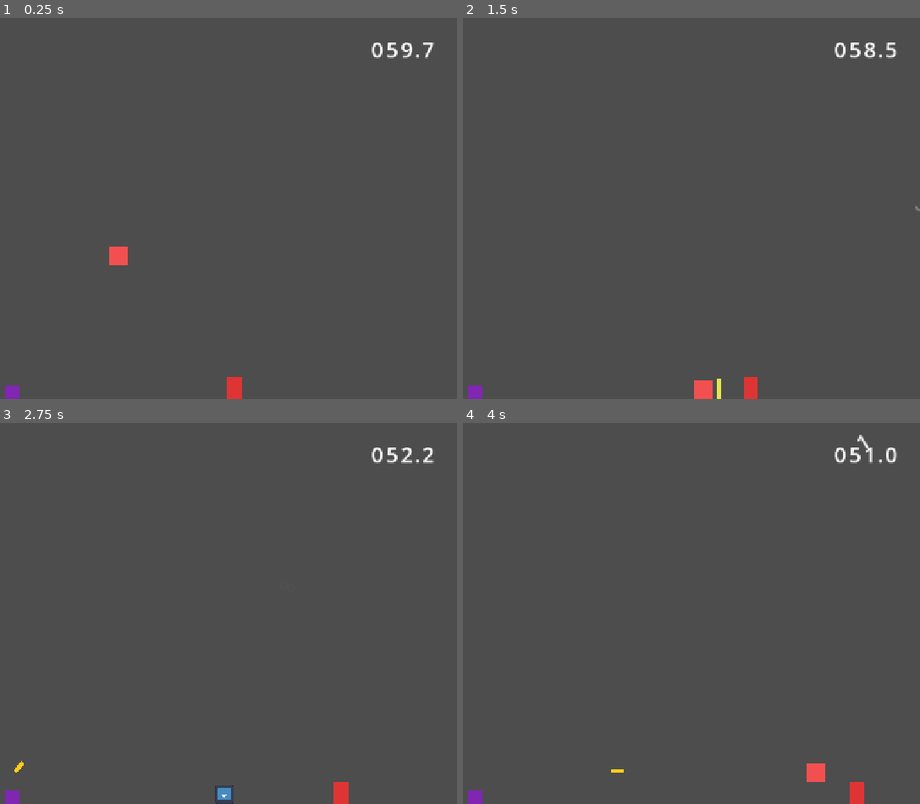
Above: before the commit, frames 1-4 (two rows, left to right).
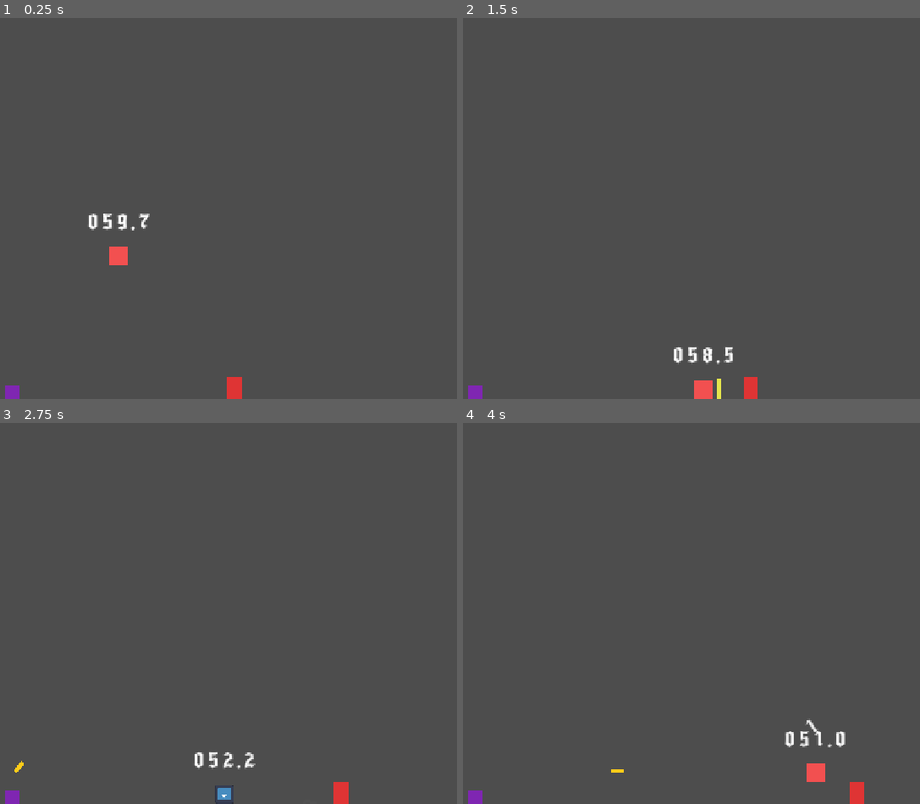
Above: after the commit, the same moments.

Repository: PACarniglia/count-hawk-down
Game: Godot game, scene res://scenes/map_template/map_template.tscn
Same seed, same stepped clock (60 frames per second), same inputs: the game is played once before the commit and once after it. The engine's default icon, where the game draws it, is replaced by a stand-in: a white triangle on a blue panel in a dark square.
Inputs (mouse positions are in pixels of both pictures, inside the frame that each line leads up to):
- Up to frame 1 (0.25 s): no input
- Up to frame 2 (1.5 s): tap Enter at 0.5 s; move the mouse to (732, 189) at 0.52 s; hold D (move_right) from 0.53 s (still down); click (732, 189) at 0.6 s; tap W (move_jump) at 0.77 s; move the mouse to (outside the picture) at 1.27 s; click (outside the picture) at 1.35 s
- Up to frame 3 (2.75 s): tap W (move_jump) at 1.52 s; move the mouse to (187, 529) at 2.02 s; release D (move_right) at 2.03 s; hold A (move_left) from 2.03 s (still down); click (187, 529) at 2.1 s
- Up to frame 4 (4 s): move the mouse to (549, 689) at 2.77 s; release A (move_left) at 2.78 s; hold D (move_right) from 2.78 s (still down); click (549, 689) at 2.85 s; tap W (move_jump) at 3.02, 3.77 s; move the mouse to (782, 670) at 3.52 s; click (782, 670) at 3.6 s

The runs differ from the first frame. In frame 1, 0.5% of the frame differs, in the area x 19-95%, y 6-56%; in frame 2, 0.6%, in the area x 46-100%, y 6-91%; in frame 3, 0.5%; in frame 4, 0.6%.

Commit message:
fix(ui): align player countdown and font

Diff:
--- a/project.godot
+++ b/project.godot
@@ -29,6 +29,10 @@
 window/size/viewport_height=720
 window/stretch/mode="canvas_items"
 window/stretch/aspect="expand"
+
+[gui]
+
+theme/custom="res://themes/GameTheme.tres"
 
 [input]
 
--- a/scenes/MainMenu.tscn
+++ b/scenes/MainMenu.tscn
@@ -6,15 +6,11 @@
 [ext_resource type="AudioStream" uid="uid://chea53iqv2yup" path="res://music/title_part_b1.mp3" id="4_title_part_b1"]
 [ext_resource type="AudioStream" uid="uid://b3sc7ae6s72fv" path="res://music/title_part_b2.mp3" id="5_title_part_b2"]
 [ext_resource type="Script" uid="uid://cgbri0fby6utk" path="res://scripts/AudioVisualizer.gd" id="6_audio_visualizer"]
-[ext_resource type="FontFile" uid="uid://b3m8wgety6ayn" path="res://fonts/NewRocker-Regular.ttf" id="7_ui_font"]
+[ext_resource type="Theme" path="res://themes/GameTheme.tres" id="7_ui_theme"]
 [ext_resource type="Shader" uid="uid://bxye2dgb8i6cy" path="res://shaders/fantasy_vaporwave_background.gdshader" id="8_fantasy_background"]
 [ext_resource type="Shader" uid="uid://ddvgca2lv3ucs" path="res://shaders/title_mist.gdshader" id="9_title_mist"]
 [ext_resource type="AudioStream" uid="uid://bhwyvrx8slqm5" path="res://sounds/click1.ogg" id="10_click_sound"]
 [ext_resource type="PackedScene" path="res://scenes/CountdownDisplay.tscn" id="11_countdown"]
-
-[sub_resource type="Theme" id="Theme_ui"]
-default_font = ExtResource("7_ui_font")
-default_font_size = 22
 
 [sub_resource type="ShaderMaterial" id="ShaderMaterial_fantasy_background"]
 shader = ExtResource("8_fantasy_background")
@@ -45,7 +41,7 @@
 anchor_bottom = 1.0
 grow_horizontal = 2
 grow_vertical = 2
-theme = SubResource("Theme_ui")
+theme = ExtResource("7_ui_theme")
 script = ExtResource("1_main_menu")
 
 [node name="FantasyVaporwaveBackground" type="ColorRect" parent="." unique_id=1718014711]
--- a/scenes/prefabs/player/player.tscn
+++ b/scenes/prefabs/player/player.tscn
@@ -28,11 +28,9 @@
 color = Color(0.94902, 0.317647, 0.317647, 1)
 polygon = PackedVector2Array(-18, -18, 18, -18, 18, 18, -18, 18)
 
-[node name="TimerLayer" type="CanvasLayer" parent="."]
-layer = 2
-
-[node name="Countdown" parent="TimerLayer" instance=ExtResource("3_countdown")]
+[node name="Countdown" parent="." instance=ExtResource("3_countdown")]
 randomize_on_ready = false
+display_above_parent = true
 
 [node name="SwordHitbox" type="Area2D" parent="." unique_id=2075970436]
 position = Vector2(28, 0)
--- a/scenes/prefabs/player/player_controller.gd
+++ b/scenes/prefabs/player/player_controller.gd
@@ -36,7 +36,7 @@
 var _facing: float = 1.0
 
 
-@onready var countdown: CountdownDisplay = $TimerLayer/Countdown
+@onready var countdown: CountdownDisplay = $Countdown
 @onready var sword_hitbox: Area2D = $SwordHitbox
 
 
--- a/scripts/CountdownDisplay.gd
+++ b/scripts/CountdownDisplay.gd
@@ -9,6 +9,7 @@
 @export var minimum_start_seconds := 101
 @export var maximum_start_seconds := 999
 @export var randomize_on_ready := true
+@export var display_above_parent := false
 
 @export var value := 0.0:
 	set(new_value):
@@ -20,6 +21,7 @@
 @onready var tens_label: Label = $NumberRow/Tens
 @onready var ones_label: Label = $NumberRow/Ones
 @onready var tenths_label: Label = $NumberRow/Tenths
+@onready var number_row: HBoxContainer = $NumberRow
 @onready var particle_layer: Control = $ParticleLayer
 
 var displayed_tenths := -1
@@ -41,9 +43,19 @@
 			queue_free()
 
 func _ready() -> void:
+	if display_above_parent:
+		_configure_world_space_display()
 	if randomize_on_ready:
 		reset()
 	_update_display()
+
+func _configure_world_space_display() -> void:
+	set_anchors_and_offsets_preset(Control.PRESET_TOP_LEFT)
+	position = Vector2(-62.0, -90.0)
+	size = Vector2(124.0, 52.0)
+	number_row.set_anchors_and_offsets_preset(Control.PRESET_TOP_LEFT)
+	number_row.position = Vector2.ZERO
+	number_row.size = size
 
 func _process(delta: float) -> void:
 	if not is_running or has_expired:
--- /dev/null
+++ b/themes/GameTheme.tres
@@ -0,0 +1,7 @@
+[gd_resource type="Theme" load_steps=2 format=3]
+
+[ext_resource type="FontFile" uid="uid://b3m8wgety6ayn" path="res://fonts/NewRocker-Regular.ttf" id="1_font"]
+
+[resource]
+default_font = ExtResource("1_font")
+default_font_size = 22
